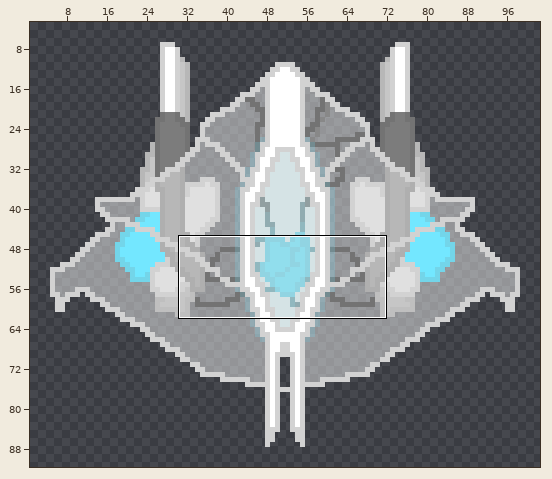
File history of a pixel-art file, ffegx_sprites/player_core.aseprite. Above: a wide view before the commit, with the close-up outlined.
Close-up. Before:
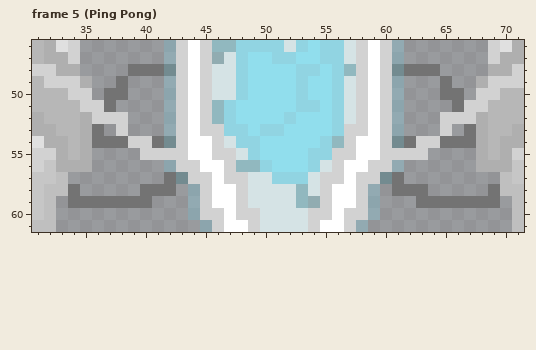
105x130 pixels, 5 frames. Colours within 5 levels of each other are drawn and written as one. Shown: frame 5 (Ping Pong): x 31..71, y 46..61. The wide view leaves out empty margins. The commit also changed other frames or places, which this record leaves out.
Now the later version:
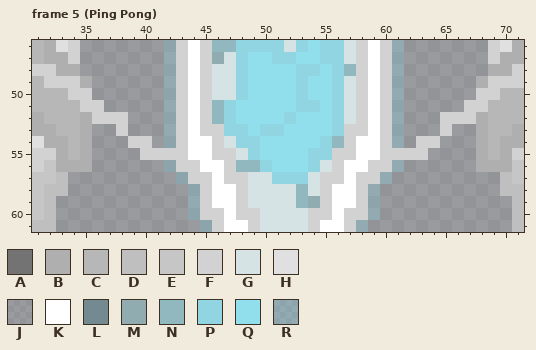
Palette (. is transparent): A #737373  B #afafaf  C #b7b7b7  D #bfbfbf  E #c6c6c6  F #d2d2d2  G #d5e3e5  H #e0e0e0  J #ffffff73  K #ffffff  L #738b90  M #91acb1  N #91b8bf  P #91d4e2  Q #91deed  R #ccf6ff90
The edit:
{"change": "layer \"Group 1/Gun Wires\" now hidden"}
{"where": "frame 5 (Ping Pong)"}
{"frame":5,"y":48,"x":39,"old":"AAAL","new":"JJJR"}
{"frame":5,"y":48,"x":61,"old":"LAAA","new":"RJJJ"}
{"frame":5,"y":49,"x":38,"old":"A","new":"J"}
{"frame":5,"y":49,"x":65,"old":"A","new":"J"}
{"frame":5,"y":50,"x":37,"old":"AA","new":"JJ"}
{"frame":5,"y":50,"x":65,"old":"AA","new":"JJ"}
{"frame":5,"y":51,"x":37,"old":"A","new":"J"}
{"frame":5,"y":51,"x":66,"old":"A","new":"J"}
{"frame":5,"y":53,"x":36,"old":"A","new":"J"}
{"frame":5,"y":53,"x":67,"old":"A","new":"J"}
{"frame":5,"y":54,"x":36,"old":"AAA","new":"JJJ"}
{"frame":5,"y":54,"x":41,"old":"AL","new":"JR"}
{"frame":5,"y":54,"x":61,"old":"LA","new":"RJ"}
{"frame":5,"y":54,"x":65,"old":"AAA","new":"JJJ"}
{"frame":5,"y":57,"x":42,"old":"AL","new":"JR"}
{"frame":5,"y":57,"x":60,"old":"LA","new":"RJ"}
{"frame":5,"y":58,"x":34,"old":"A","new":"J"}
{"frame":5,"y":58,"x":40,"old":"AAA","new":"JJJ"}
{"frame":5,"y":58,"x":61,"old":"AAA","new":"JJJ"}
{"frame":5,"y":58,"x":69,"old":"A","new":"J"}
{"frame":5,"y":59,"x":34,"old":"AAAAAAA","new":"JJJJJJJ"}
{"frame":5,"y":59,"x":63,"old":"AAAAAAA","new":"JJJJJJJ"}
